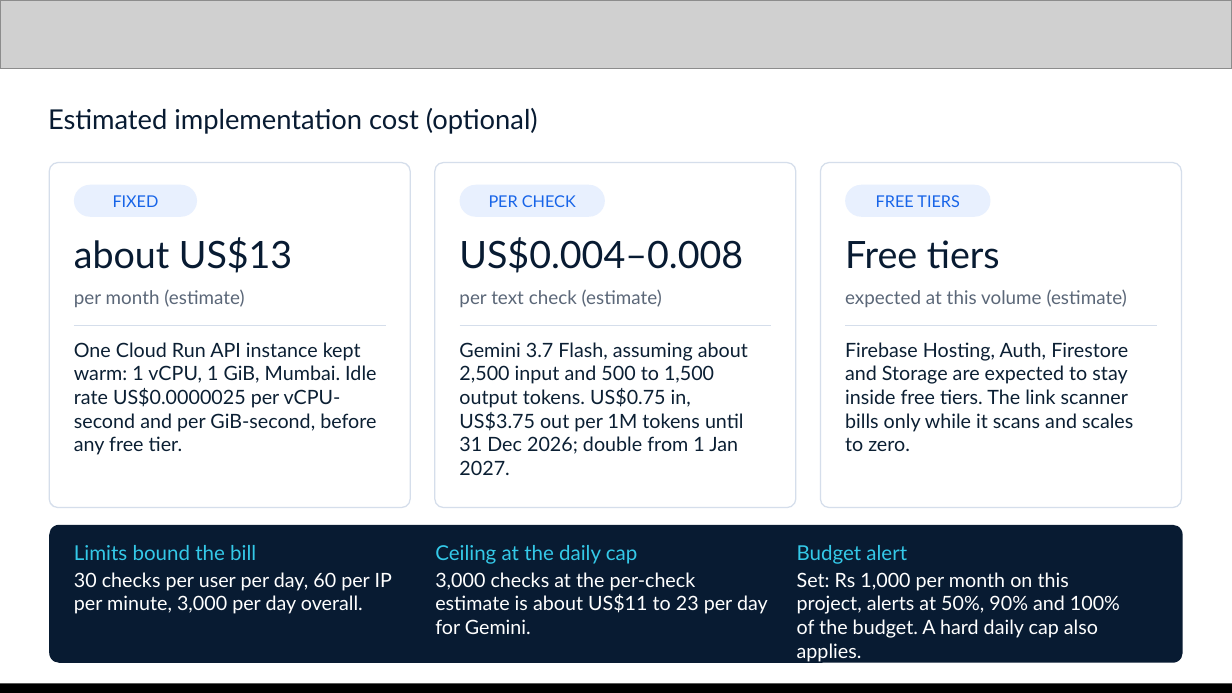
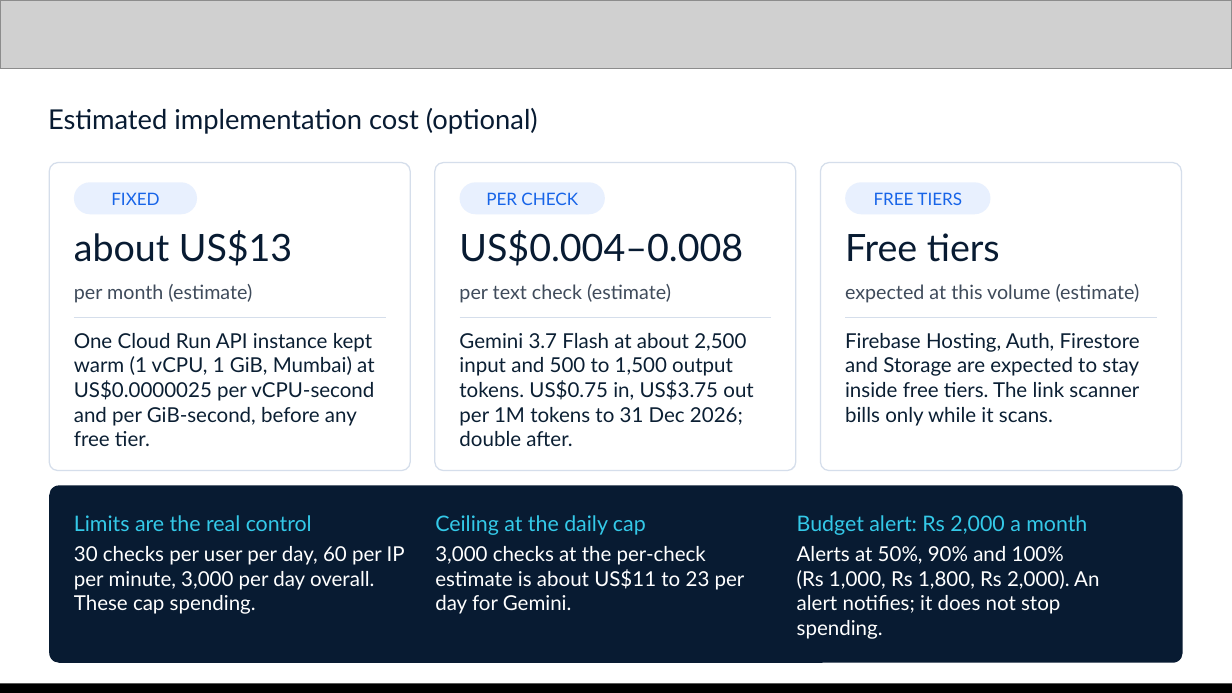
Before and after one commit to Namans12/scam-shield, a slide deck: slide 10 of docs/submission/Scam-Shield-deck.pptx. Drawn at 1232x693 pixels with LibreOffice and Linux fonts; fonts in the diff are those of the drawing; grey boxes stand for pictures. Boxes give left, top, right and bottom in pixels: in the first picture for what was removed or moved away, otherwise in the second. Text is boxed around its words. In the diff, an @@ line names an element or a change of style, - is before the commit and + after.

```diff
--- a/docs/submission/Scam-Shield-deck.pptx
+++ b/docs/submission/Scam-Shield-deck.pptx
@@ rounded rectangle: place and size @@
-rounded rectangle at [49, 163, 410, 508]
+rounded rectangle at [49, 163, 410, 471]
@@ rounded rectangle: place and size @@
-rounded rectangle at [435, 163, 796, 508]
+rounded rectangle at [435, 163, 796, 471]
@@ proportions changed in 4 elements at [49, 485, 1183, 663], [49, 163, 410, 471], [435, 163, 796, 471], [821, 163, 1181, 471] @@
@@ rounded rectangle: place and size @@
-rounded rectangle at [821, 163, 1181, 508]
+rounded rectangle at [821, 163, 1181, 471]
@@ size 9.5 to 10 pt in 3 elements at [111, 192, 159, 205], [486, 192, 578, 205], [874, 192, 962, 205] @@
@@ size 11 to 11.5 pt, text colour #5B6778 to #3F4B5B in 3 elements at [74, 284, 252, 303], [459, 284, 671, 303], [845, 284, 1140, 303] @@
@@ 3 texts, 3 lines: place and size @@
-3 texts, 3 lines at [74, 237, 1157, 325]
+3 texts, 3 lines at [74, 230, 1157, 318]
@@ text at [74, 333, 374, 446]: text changed; size 11.5 to 12 pt @@
-One Cloud Run API instance kept warm: 1 vCPU, 1 GiB, Mumbai. Idle rate US$0.0000025 per vCPU-second and per GiB-second, before any free tier.
+One Cloud Run API instance kept warm (1 vCPU, 1 GiB, Mumbai) at US$0.0000025 per vCPU-second and per GiB-second, before any free tier.
@@ text at [459, 333, 753, 446]: text changed; size 11.5 to 12 pt @@
-Gemini 3.7 Flash, assuming about 2,500 input and 500 to 1,500 output tokens. US$0.75 in, US$3.75 out per 1M tokens until 31 Dec 2026; double from 1 Jan 2027.
+Gemini 3.7 Flash at about 2,500 input and 500 to 1,500 output tokens. US$0.75 in, US$3.75 out per 1M tokens to 31 Dec 2026; double after.
@@ text at [845, 333, 1140, 426]: text changed; size 11.5 to 12 pt @@
-Firebase Hosting, Auth, Firestore and Storage are expected to stay inside free tiers. The link scanner bills only while it scans and scales to zero.
+Firebase Hosting, Auth, Firestore and Storage are expected to stay inside free tiers. The link scanner bills only while it scans.
@@ rounded rectangle: place and size @@
-rounded rectangle at [49, 525, 1183, 663]
+rounded rectangle at [49, 485, 1183, 663]
@@ text at [74, 515, 405, 614]: text changed; size 11.5 to 12 pt @@
-Limits bound the bill
-30 checks per user per day, 60 per IP per minute, 3,000 per day overall.
+Limits are the real control
+30 checks per user per day, 60 per IP per minute, 3,000 per day overall. These cap spending.
@@ text "Ceiling at the daily cap": place and size @@
-text "Ceiling at the daily cap" at [435, 545, 768, 634]
+text "Ceiling at the daily cap" at [435, 515, 745, 614]
@@ text "Ceiling at the daily cap" at [435, 515, 745, 614]: size 12 to 12.5 pt in "Ceiling at the daily cap"; size 11.5 to 12 pt in "3,000 checks at the per-check estimate is ..."; more space between paragraphs @@
@@ text at [797, 515, 1099, 639]: text changed; size 11.5 to 12 pt @@
-Budget alert
-Set: Rs 1,000 per month on this project, alerts at 50%, 90% and 100% of the budget. A hard daily cap also applies.
+Budget alert: Rs 2,000 a month
+Alerts at 50%, 90% and 100% (Rs 1,000, Rs 1,800, Rs 2,000). An alert notifies; it does not stop spending.
```
Also in this commit, not shown: 12 other slides changed, 2 other files.
